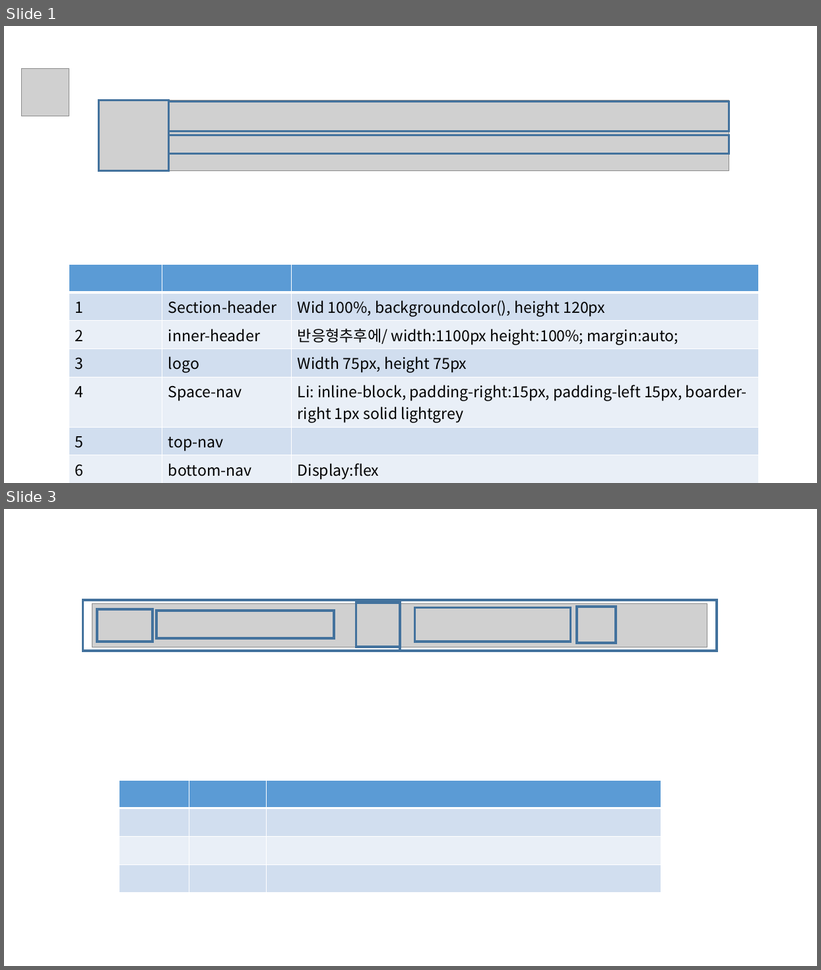
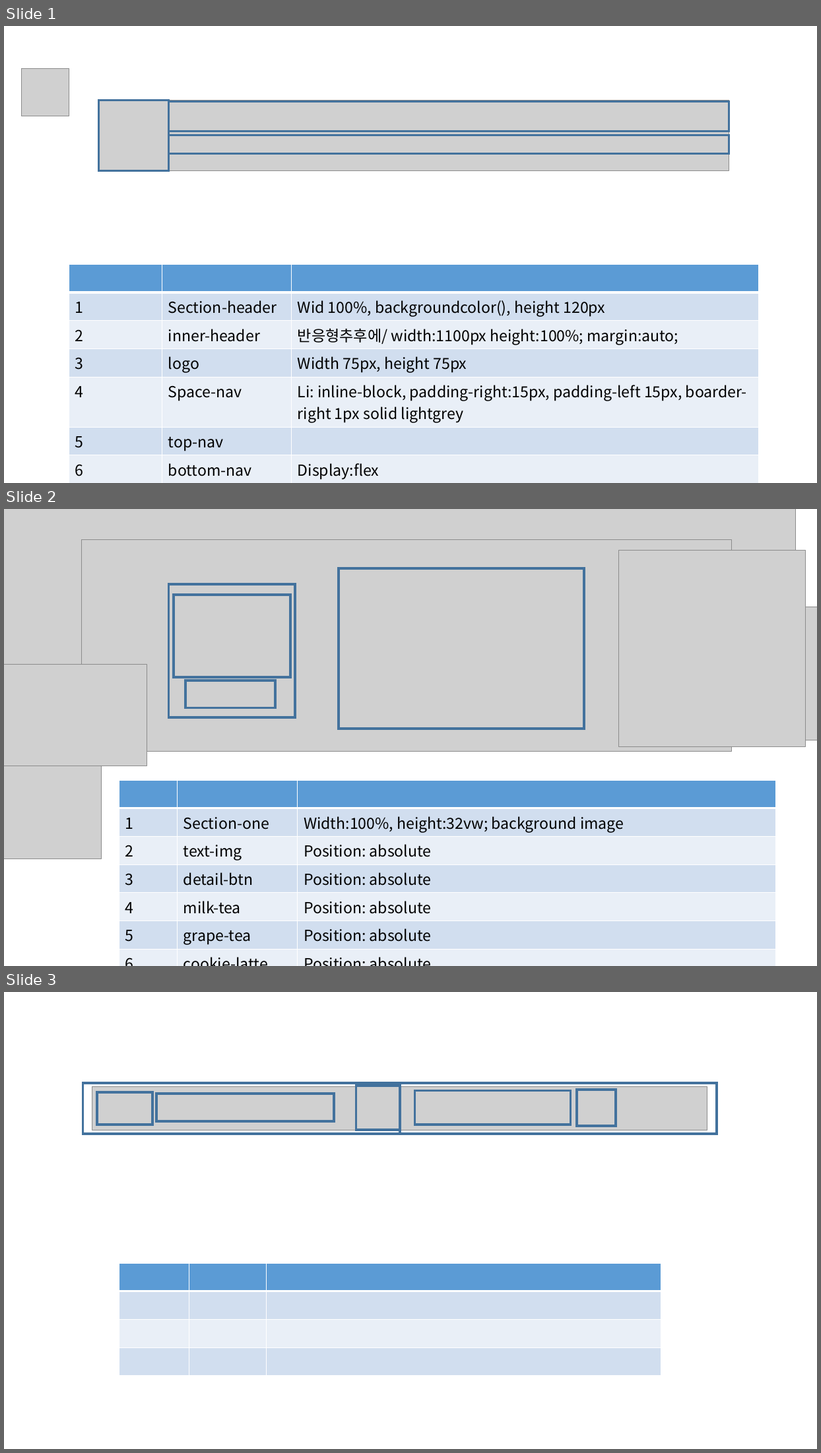
Before and after one commit to ksumin1/HtmlCss, a slide deck: starbucks설계.pptx. Shown one above the other, each under a label of ours: slides 1 and 3 before the commit, slides 1, 2 and 3 after it; the slides between them are not shown. The pictures are 821x970 and 821x1453 pixels, drawn with LibreOffice and Linux fonts; fonts in the diff are those of the drawing; grey boxes stand for pictures. Boxes give left, top, right and bottom in pixels: in the first picture for what was removed or moved away, otherwise in the second. Text is boxed around its words. In the diff, an @@ line names an element or a change of style, - is before the commit and + after.

```diff
--- a/starbucks설계.pptx
+++ b/starbucks설계.pptx
@@ slide 2 added at (4, 509, 817, 966), background #FFFFFF @@
@@ picture added at (4, 509, 796, 747) @@
@@ picture added at (81, 539, 733, 752) @@
@@ picture added at (620, 551, 806, 747) @@
@@ rectangle added at (169, 585, 296, 718), outline #43739E 3 pt @@
@@ rectangle added at (339, 569, 584, 729), outline #43739E 3 pt @@
@@ rectangle added at (174, 595, 290, 677), outline #43739E 3 pt @@
@@ picture added at (620, 607, 817, 741) @@
@@ picture added at (4, 665, 147, 766) @@
@@ rectangle added at (186, 681, 275, 708), outline #43739E 3 pt @@
@@ picture added at (4, 708, 102, 859) @@
@@ table added at (119, 780, 776, 954), 7 rows, 3 columns @@
+ |  | 
+1 | Section-one | Width:100%, height:32vw; background image
+2 | text-img | Position: absolute
+3 | detail-btn | Position: absolute
+4 | milk-tea | Position: absolute
+5 | grape-tea | Position: absolute
+6 | cookie-latte | Position: absolute
```
Also in this commit, not shown: 1 slide removed.
